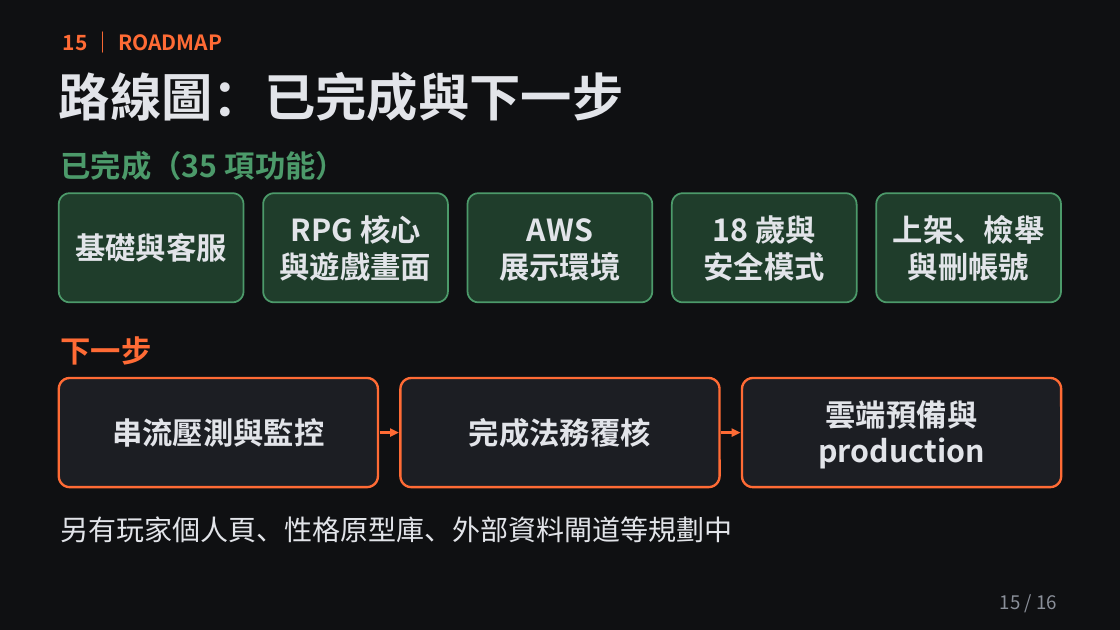
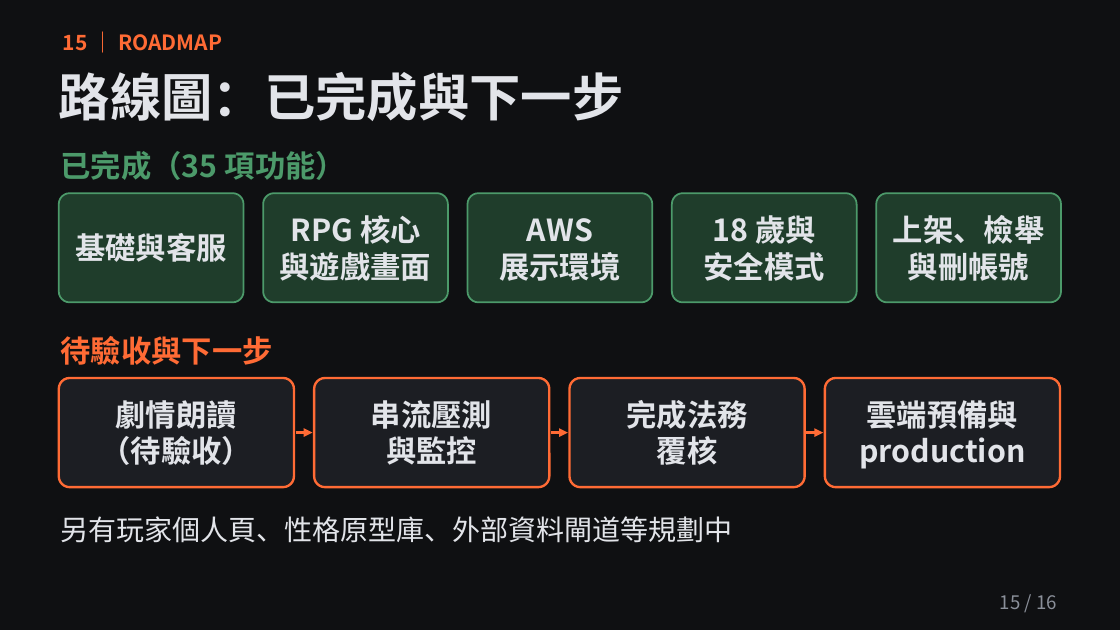
Before and after one commit to pp466pp466/R.A.C, a slide deck: slide 15 of docs/5.0簡報.pptx. Drawn at 1120x630 pixels with LibreOffice and Linux fonts; fonts in the diff are those of the drawing. Boxes give left, top, right and bottom in pixels: in the first picture for what was removed or moved away, otherwise in the second. Text is boxed around its words. In the diff, an @@ line names an element or a change of style, - is before the commit and + after.

```diff
--- a/docs/5.0簡報.pptx
+++ b/docs/5.0簡報.pptx
@@ text at (x1=60, y1=336, x2=272, y2=365): text changed @@
-下一步
+待驗收與下一步
@@ rounded rectangle resized from (x1=59, y1=378, x2=378, y2=487) to (x1=59, y1=378, x2=294, y2=487) @@
@@ rounded rectangle resized from (x1=401, y1=378, x2=720, y2=487) to (x1=314, y1=378, x2=549, y2=487) @@
@@ rounded rectangle resized from (x1=742, y1=378, x2=1061, y2=487) to (x1=570, y1=378, x2=805, y2=487) @@
@@ rounded rectangle added at (x1=825, y1=378, x2=1060, y2=487), fill #1C1E23, outline #FF6B35 2 pt @@
@@ text "雲端預備與" moved from (x1=818, y1=400, x2=984, y2=469) to (x1=859, y1=400, x2=1025, y2=469) @@
@@ text added at (x1=100, y1=400, x2=252, y2=465), 26 pt, text #E2E4E9, bold @@
+劇情朗讀
+（待驗收）
@@ text at (x1=371, y1=400, x2=492, y2=465): text changed @@
-串流壓測與監控
+串流壓測
+與監控
@@ text at (x1=626, y1=400, x2=747, y2=465): text changed @@
-完成法務覆核
+完成法務
+覆核
@@ arrow moved from (380, 433) - (399, 433) to (296, 433) - (313, 433) @@
@@ arrow moved from (722, 433) - (740, 433) to (551, 433) - (568, 433) @@
@@ arrow added from (807, 433) to (823, 433), #FF6B35 2.5 pt @@
```
Also in this commit, not shown: 6 other slides changed, 9 other files.
